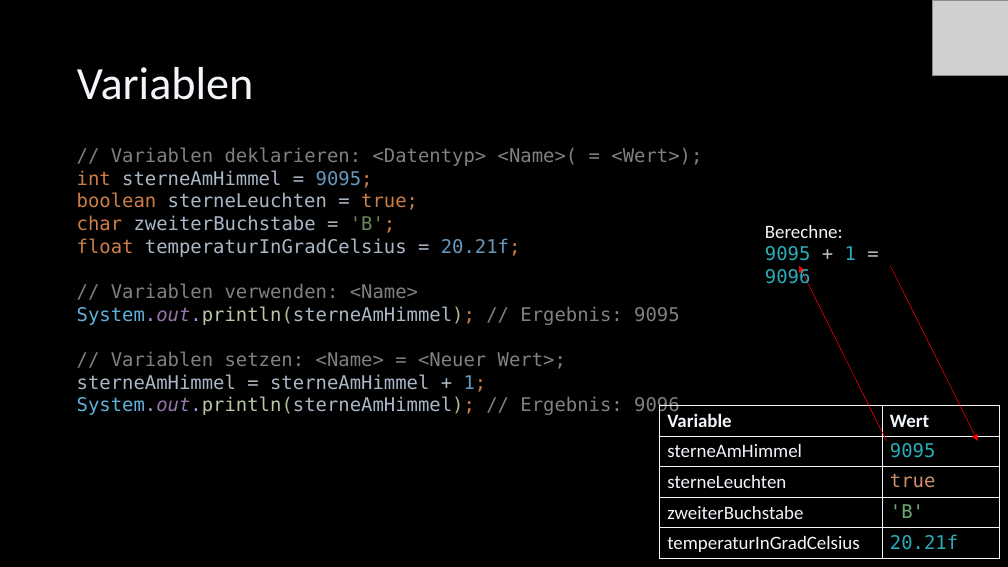
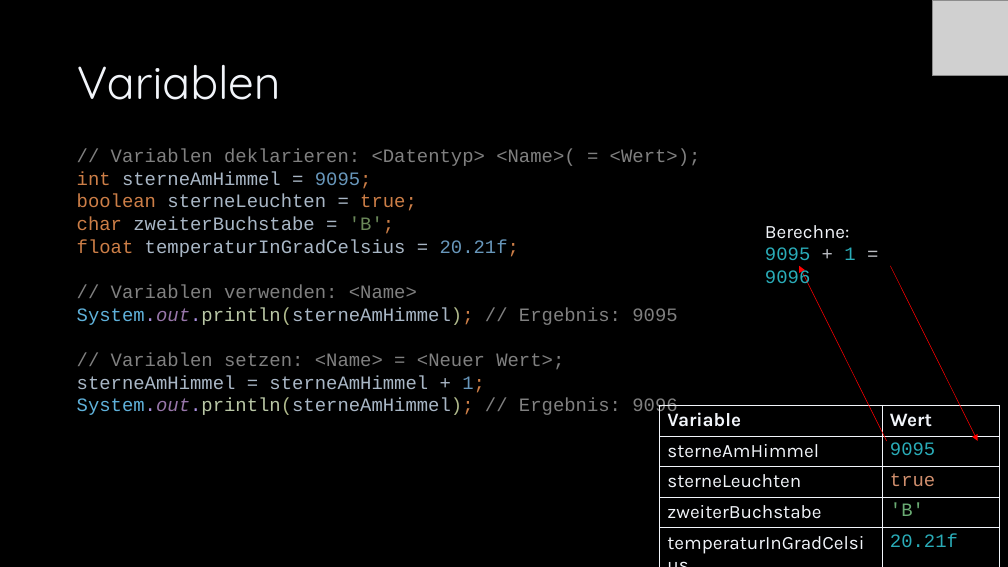
Before and after one commit to Cactusroot/Java, a slide deck: slide 9 of src/Java.pptx (slide 8 before the commit). Drawn at 1008x567 pixels with LibreOffice and Linux fonts; fonts in the diff are those of the drawing; grey boxes stand for pictures. Boxes give left, top, right and bottom in pixels: in the first picture for what was removed or moved away, otherwise in the second. Text is boxed around its words. In the diff, an @@ line names an element or a change of style, - is before the commit and + after.

```diff
--- a/src/Java.pptx
+++ b/src/Java.pptx
@@ title "Variablen" at [77, 65, 281, 100]: font Calibri to Quicksand @@
@@ text "// Variablen deklarieren: <Datentyp> <Name>( ..." at [77, 149, 701, 417]: font DejaVu Sans Mono to Courier New @@
@@ text "Berechne:" at [765, 225, 855, 288]: font Calibri to Karla in "Berechne:"; font DejaVu Sans Mono to Courier New in "9095 + 1 = 9096" @@
@@ table at [660, 405, 1000, 567] @@
@@ font Calibri to Karla in "Variable", "Wert", "sterneAmHimmel", "sterneLeuchten" and 2 more places @@
@@ font DejaVu Sans Mono to Courier New in "9095", "true", "'B'", "20.21f" @@
```
Also in this commit, not shown: 98 other slides changed, 4 slides added, 5 other files.
